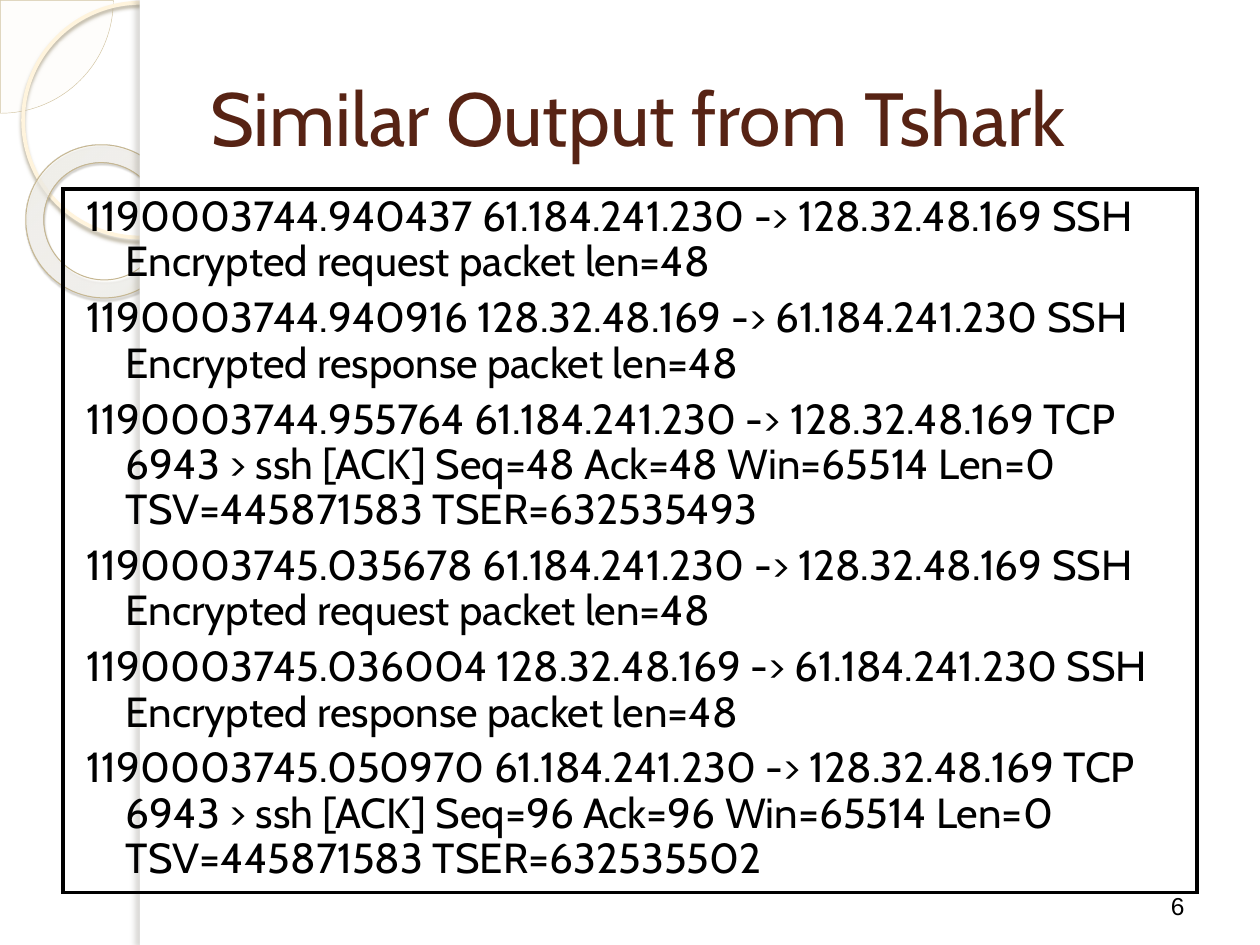
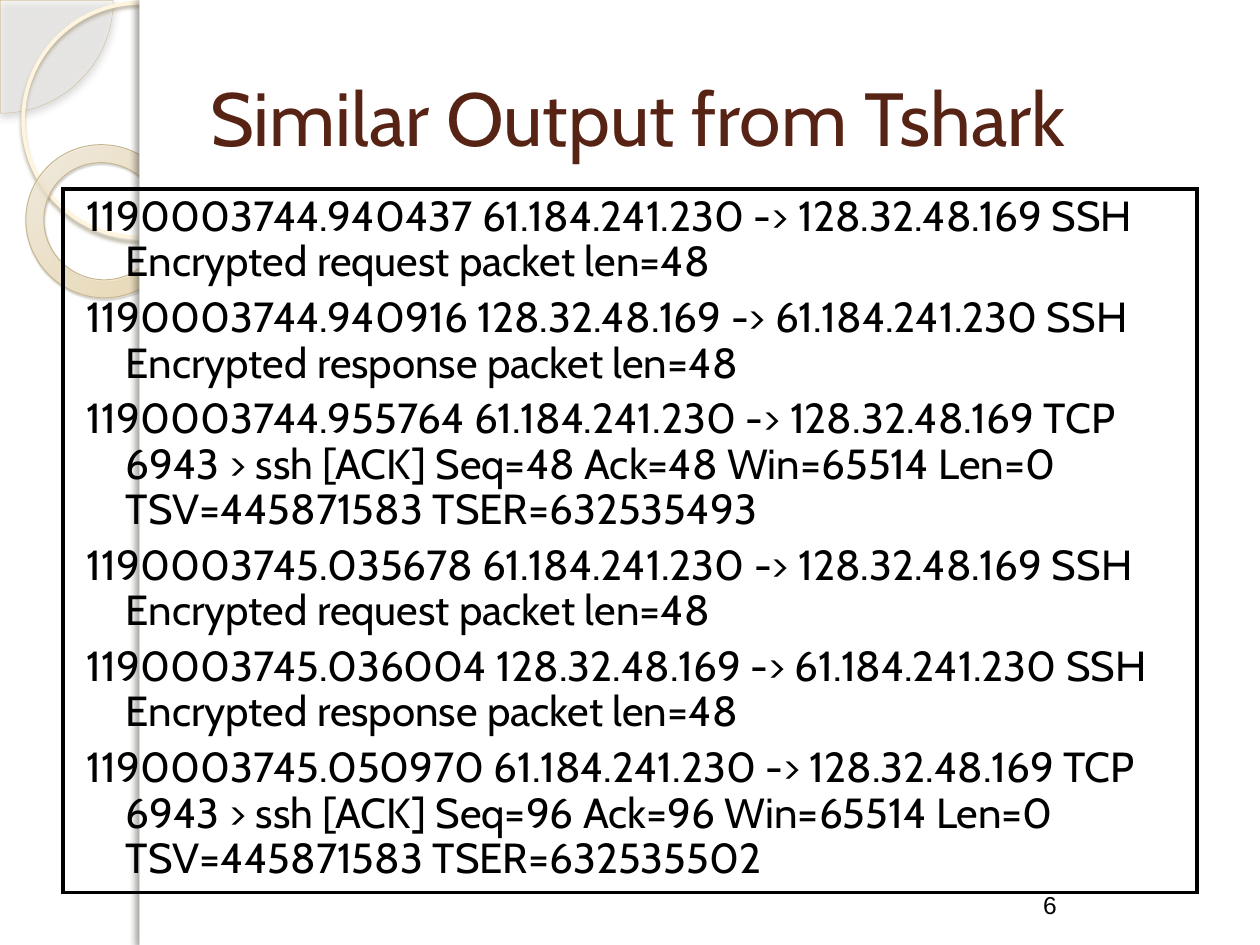
Before and after one commit to centuryhopper/Fall2022CourseContents, a slide deck: slide 6 of CIS6395/Traffic-Analysis-1.pptx. Drawn at 1260x945 pixels with LibreOffice and Linux fonts; fonts in the diff are those of the drawing; background and template pictures are left out. Boxes give left, top, right and bottom in pixels: in the first picture for what was removed or moved away, otherwise in the second. Text is boxed around its words. In the diff, an @@ line names an element or a change of style, - is before the commit and + after.

```diff
--- a/CIS6395/Traffic-Analysis-1.pptx
+++ b/CIS6395/Traffic-Analysis-1.pptx
@@ pie slice (boxed as its full ellipse) at bbox=[0, 0, 113, 113]: shadow on @@
@@ rectangle at bbox=[140, 0, 1260, 945]: shadow on @@
@@ donut at bbox=[0, 113, 211, 329]: fill gradient #FFFCF6 to #FFFEFB to #F0D28E to gradient #EED18E to #FEFAF6; shadow changed @@
@@ text "1190003744.940437 61.184.241.230 -> 128.32.48.169 SSH ..." at bbox=[63, 189, 1197, 892]: outline #000000 2 pt to #000000 2.01 pt @@
@@ page number at bbox=[1043, 897, 1057, 915]: alignment right to centre @@
```
Also in this commit, not shown: 53 other slides changed, 14 other files.
